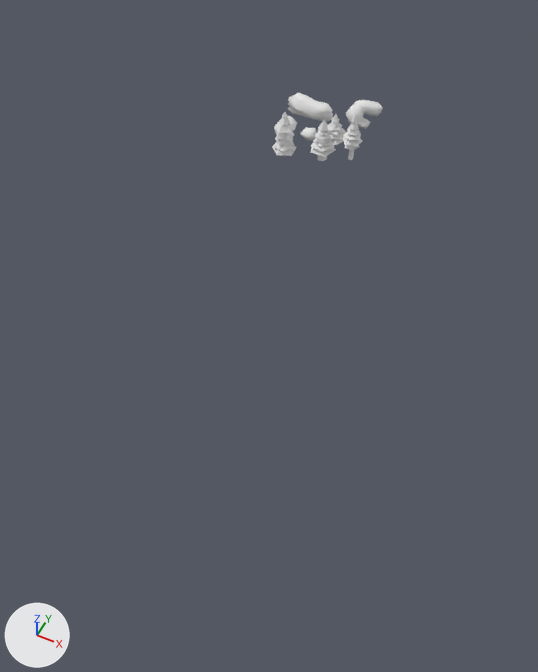
A saved change to the Blender file questgame/Assets/Models/LevelSets/Plains.blend.
The view is the same before and after, from a camera (50 mm lens) standing at (36.9, -101.6, 69.0) and looking at (-3.3, -21.3, -31.5). Lighting does not change. The marker at lower left points along +X, +Y and +Z.

Objects in the first picture: 'Full Tree 4', 'Rock 3', 'Rock 4'.
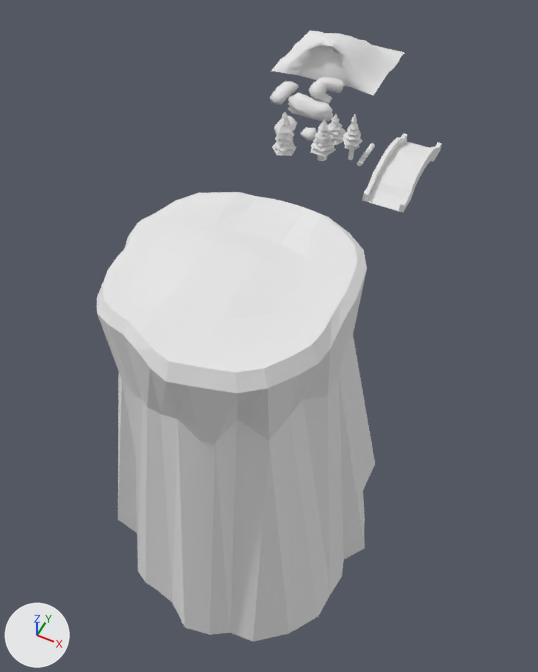
The newer file is also rescaled (x1.756), turned or shifted as a whole; pictures and numbers use the older file's frame.

Boxes [x1, y1, x2, y2] around the edits, measured in the pictures (538 x 672 px):
```json
{"object": "Plateau", "change": "added", "after": [97, 192, 375, 642]}
{"object": "HalfHill", "change": "added", "after": [272, 31, 405, 96]}
{"object": "Bridge", "change": "added", "after": [363, 133, 442, 212]}
{"object": "Rock 3", "change": "mesh moved", "before": [346, 100, 383, 129], "after": [309, 77, 345, 104]}
{"object": "Cube", "change": "added", "after": [270, 81, 299, 105]}
{"object": "Felled Log 1", "change": "added", "after": [357, 143, 375, 166]}
```

Scene script edits in JSON lines:
```json
{"block": "me_cube_003", "where": "me_cube_003.from_pydata(...)  # 60 vertices, 116 faces; spans x -1.24..4.06, y -1.67..5.24, z -0.22..2.85"}
{"block": "me_cube_003", "where": "# used by ob_rock_3; location = (2.9, 6.0, 0.2); rotation_euler = (0.0, 0.0, -3.046), in degrees (0, 0, -175)"}
{"block": "me_cube_003", "change": "me_cube_003 part 1: the whole mesh is moved by (8.15, -4.84, 0.0)"}
{"op": "add", "block": "me_cylinder_006", "code": ["me_cylinder_006 = bpy.data.meshes.new('Cylinder.006')", "me_cylinder_006.from_pydata(...)  # a 7-sided cylinder along y spanning x -0.72..0.72, y -4.99..4.99, z 0.0..1.4", "me_cylinder_006.materials.append(mat_plains)  # its picture is missing"]}
{"op": "add", "block": "me_plane", "code": ["me_plane = bpy.data.meshes.new('Plane')", "me_plane.from_pydata(...)  # 106 vertices, 198 faces; spans x -5.6..5.6, y -15.3..15.3, z -0.4..6.1", "me_plane.materials.append(mat_plains)  # its picture is missing"]}
{"op": "add", "block": "me_grid", "code": ["me_grid = bpy.data.meshes.new('Grid')", "me_grid.from_pydata(...)  # 101 vertices, 173 faces; spans x -17.6..17.6, y -12.5..17.6, z -2.3..10.2", "me_grid.polygons.foreach_set('use_smooth', [True] * 173)", "me_grid.materials.append(mat_plains)  # its picture is missing"]}
{"op": "add", "block": "me_cube", "code": ["me_cube = bpy.data.meshes.new('Cube')", "me_cube.from_pydata(...)  # 26 vertices, 24 faces; spans x -2.7..2.8, y -6.51..5.91, z -0.13..3.39", "me_cube.polygons.foreach_set('use_smooth', [True] * 24)", "me_cube.materials.append(mat_plains)  # its picture is missing"]}
{"op": "add", "block": "me_grid_001", "code": ["me_grid_001 = bpy.data.meshes.new('Grid.001')", "me_grid_001.from_pydata(...)  # 208 vertices, 189 faces; spans x -20.9..22.0, y -20.9..24.2, z -18.8..0.0", "me_grid_001.materials.append(mat_plains)  # its picture is missing"]}
{"op": "add", "block": "ob_felled_log_1", "code": ["ob_felled_log_1 = bpy.data.objects.new('Felled Log 1', me_cylinder_006)", "ob_felled_log_1.location = (6.0, -5.7, 0.0)", "ob_felled_log_1.scale = (0.569, 0.569, 0.569)"]}
{"op": "add", "block": "ob_bridge", "code": ["ob_bridge = bpy.data.objects.new('Bridge', me_plane)", "ob_bridge.location = (12.8, -7.3, 0.0)", "ob_bridge.scale = (0.569, 0.569, 0.569)"]}
{"op": "add", "block": "ob_halfhill", "code": ["ob_halfhill = bpy.data.objects.new('HalfHill', me_grid)", "ob_halfhill.location = (-10.0, 20.2, 0.0)", "ob_halfhill.scale = (0.569, 0.569, 0.569)"]}
{"op": "add", "block": "ob_cube", "code": ["ob_cube = bpy.data.objects.new('Cube', me_cube)", "ob_cube.location = (-13.3, 4.8, 0.0)", "ob_cube.scale = (0.569, 0.569, 0.569)"]}
{"op": "add", "block": "ob_plateau", "code": ["ob_plateau = bpy.data.objects.new('Plateau', me_grid_001)", "ob_plateau.location = (-0.5, -39.8, 2.0)", "ob_plateau.scale = (1.14, 1.14, 3.64)"]}
```
